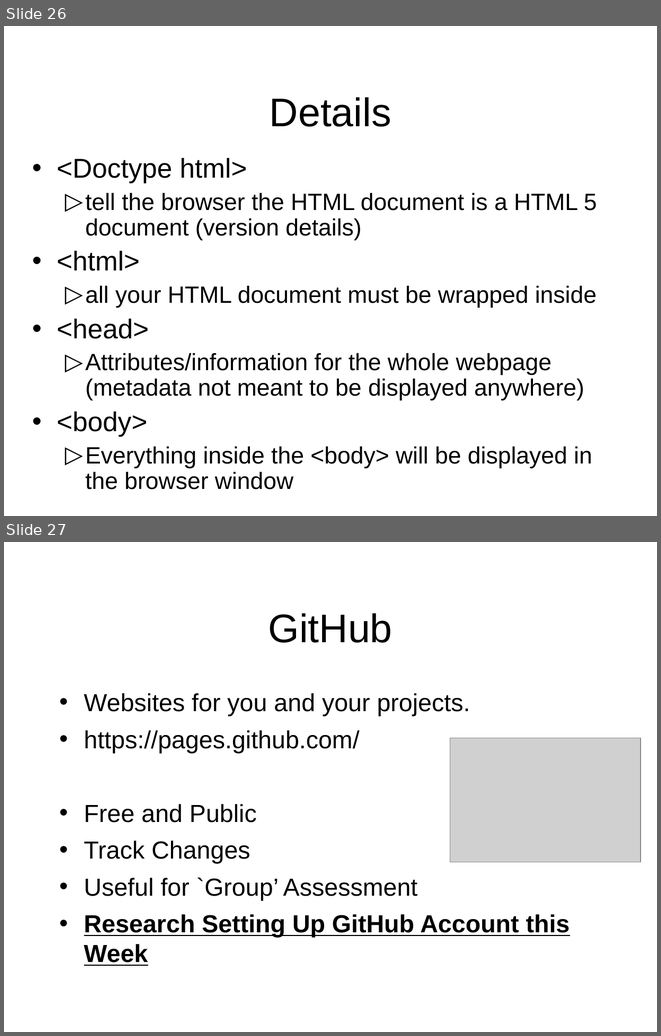
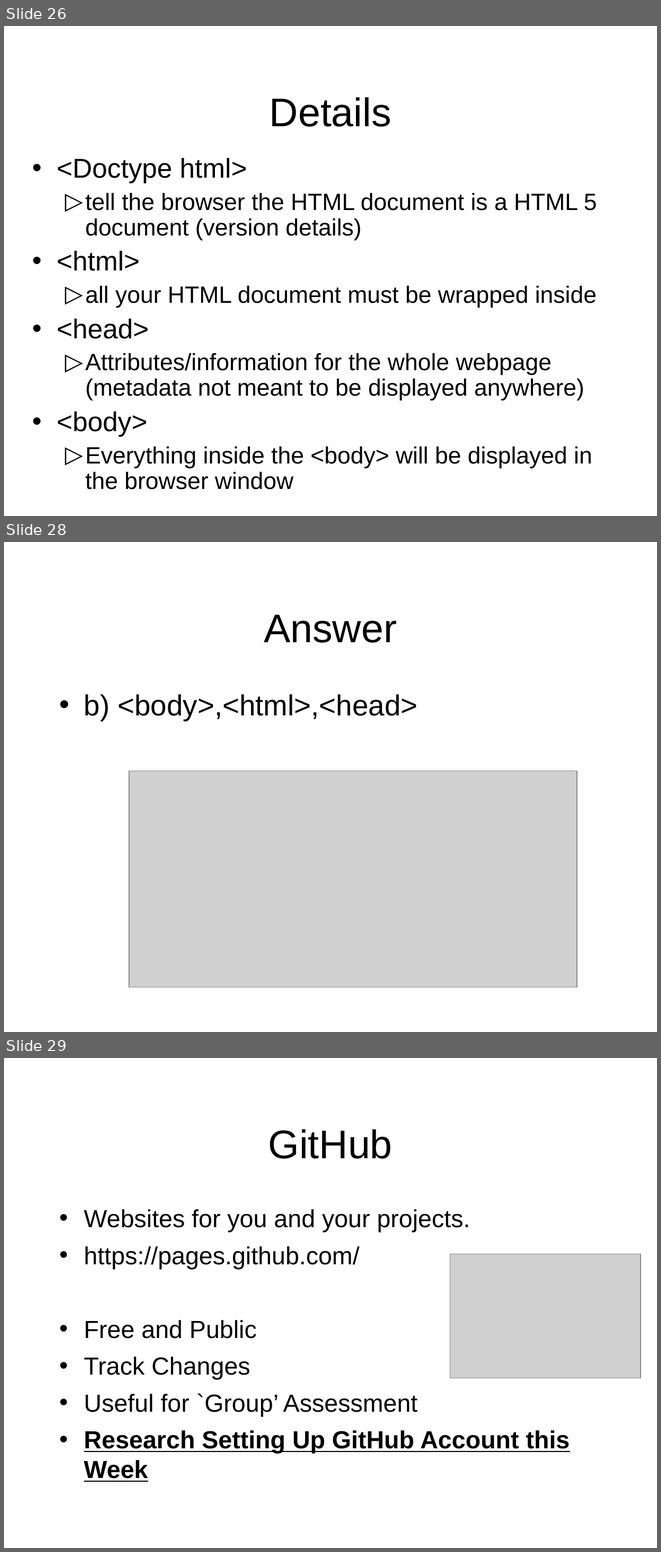
Before and after one commit to octaviordz/zjnu2017.github.io, a slide deck: WAD/lectures/010--Introduction.ppt. Shown one above the other, each under a label of ours: slides 26 and 27 before the commit, slides 26, 28 and 29 after it; the slides between them are not shown. The pictures are 661x1036 and 661x1552 pixels, drawn with LibreOffice and Linux fonts; fonts in the diff are those of the drawing; grey boxes stand for pictures. Boxes give left, top, right and bottom in pixels: in the first picture for what was removed or moved away, otherwise in the second. Text is boxed around its words. In the diff, an @@ line names an element or a change of style, - is before the commit and + after.

```diff
--- a/WAD/lectures/010--Introduction.ppt
+++ b/WAD/lectures/010--Introduction.ppt
@@ slide 28 added at bbox=[4, 542, 657, 1032], background #FFFFFF @@
@@ title added at bbox=[264, 615, 397, 643], 44 pt, text #000000 @@
+Answer
@@ text added at bbox=[84, 694, 418, 721], 32 pt, text #000000 @@
+• b) <body>,<html>,<head>
@@ picture added at bbox=[130, 770, 577, 987] @@
@@ what was slide 27 is now slide 29 @@
```
Also in this commit, not shown: 3 other slides added, 2 other files.
